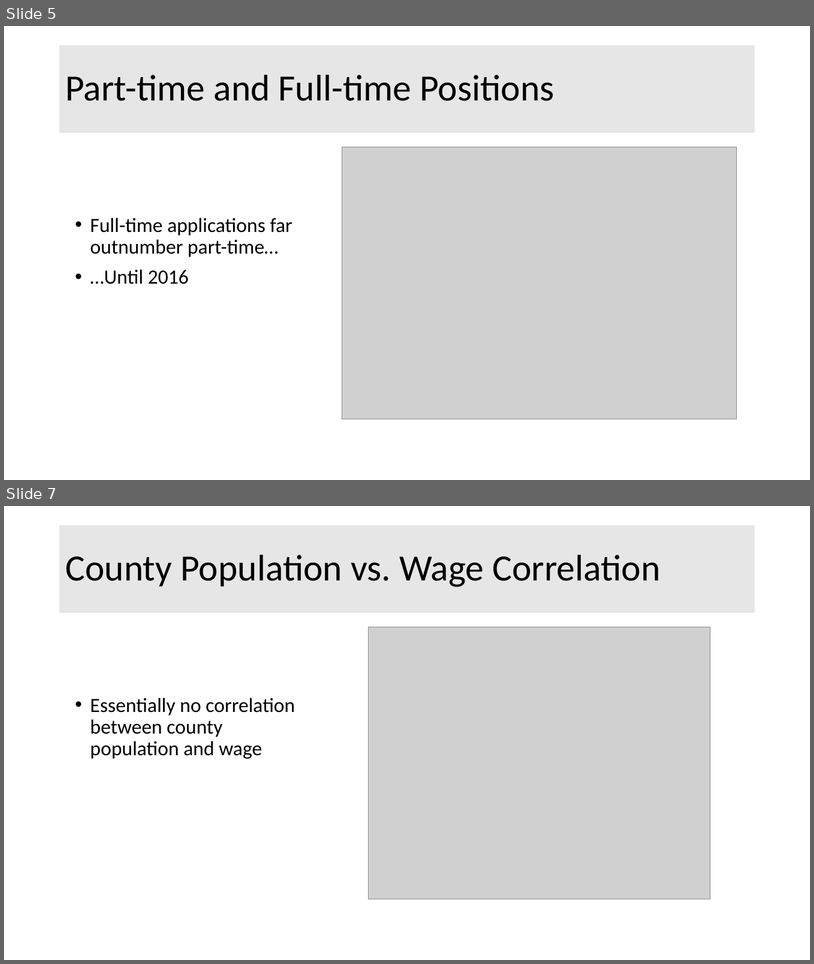
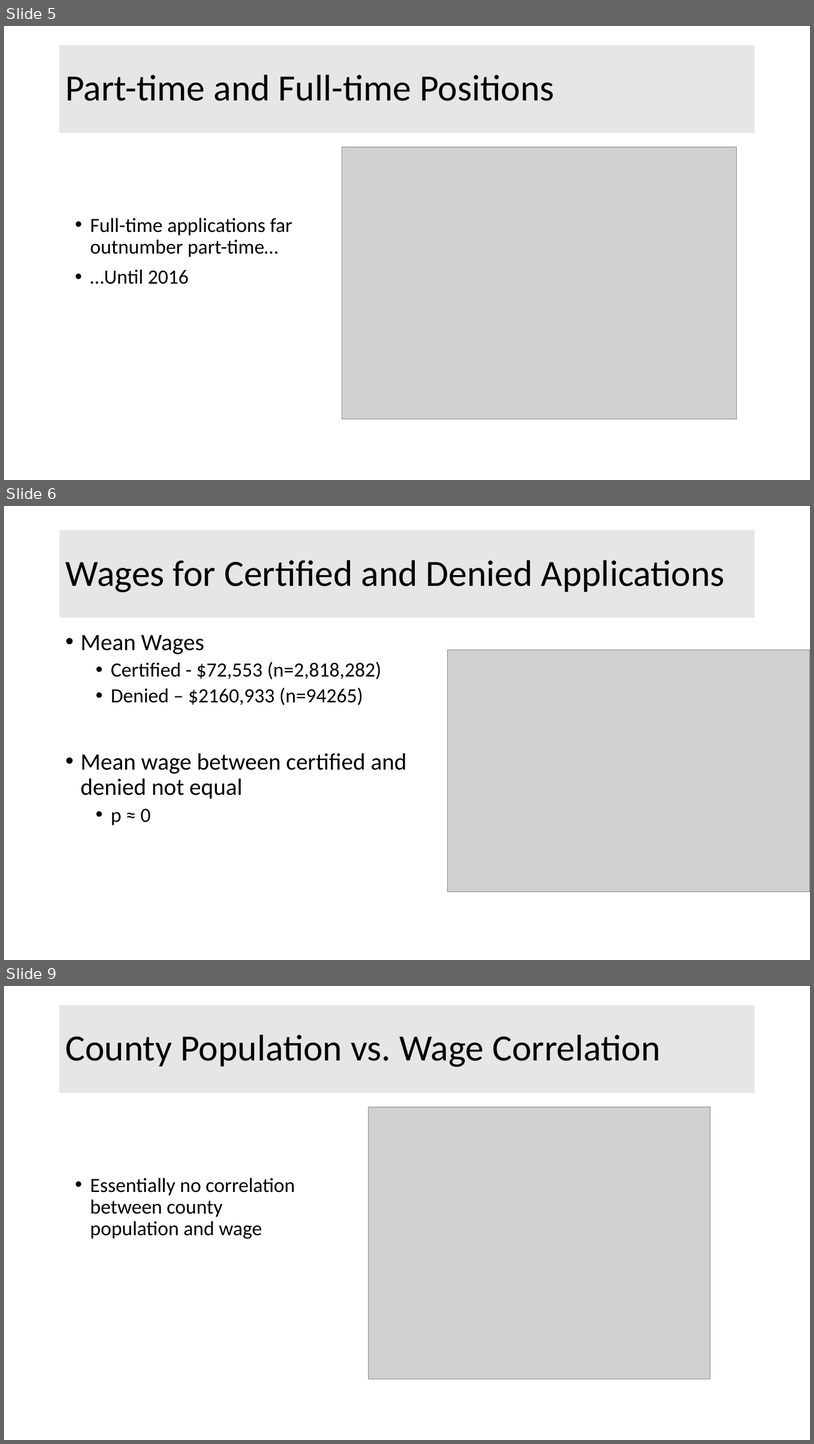
Before and after one commit to Liptoni/Springboard, a slide deck: H1B_Capstone/Summaries/Capstone_1_Presentations.pptx. Shown one above the other, each under a label of ours: slides 5 and 7 before the commit, slides 5, 6 and 9 after it; the slides between them are not shown. The pictures are 814x964 and 814x1444 pixels, drawn with LibreOffice and Linux fonts; fonts in the diff are those of the drawing; grey boxes stand for pictures. Boxes give left, top, right and bottom in pixels: in the first picture for what was removed or moved away, otherwise in the second. Text is boxed around its words. In the diff, an @@ line names an element or a change of style, - is before the commit and + after.

```diff
--- a/H1B_Capstone/Summaries/Capstone_1_Presentations.pptx
+++ b/H1B_Capstone/Summaries/Capstone_1_Presentations.pptx
@@ slide 6 added at bbox=[4, 506, 810, 960], background #FFFFFF @@
@@ title added at bbox=[60, 530, 755, 618], fill #E7E6E6, 44 pt, text #000000 @@
+Wages for Certified and Denied Applications
@@ text added at bbox=[81, 635, 407, 825], 24 pt, text #000000 @@
+• Mean Wages
+  • Certified - $72,553 (n=2,818,282)
+  • Denied – $2160,933 (n=94265)
+• Mean wage between certified and denied not equal
+  • p ≈ 0
@@ picture added at bbox=[447, 650, 810, 892] @@
@@ what was slide 7 is now slide 9 @@
```
Also in this commit, not shown: 2 slides changed, 4 other slides added, 1 slide removed.
